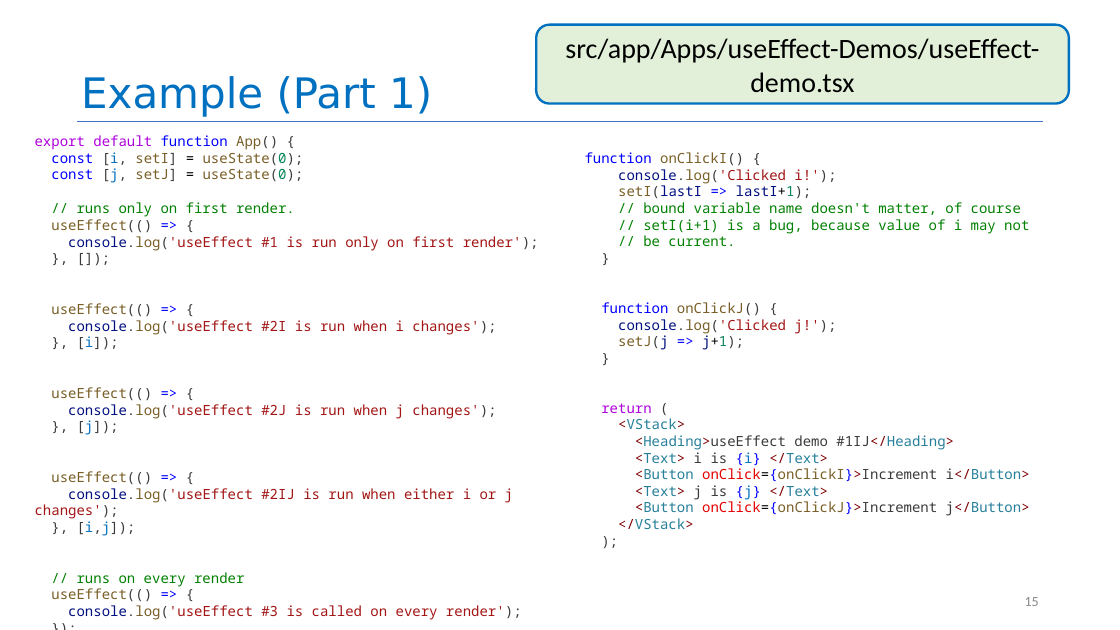
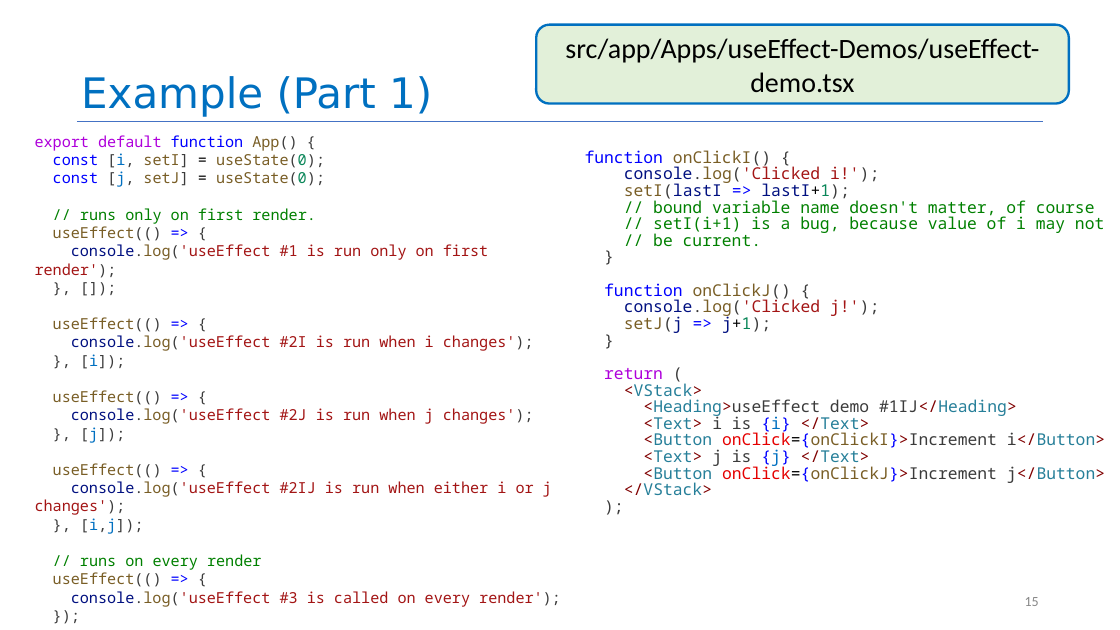
Before and after one commit to neu-se/CS4530-Spring-2026, a slide deck: slide 15 of Slides/Module 06 React Hooks.pptx. Drawn at 1120x630 pixels with LibreOffice and Linux fonts; fonts in the diff are those of the drawing. Boxes give left, top, right and bottom in pixels: in the first picture for what was removed or moved away, otherwise in the second. Text is boxed around its words. In the diff, an @@ line names an element or a change of style, - is before the commit and + after.

Commit message:
adding two slides, one with more example for useEffect like chat, and a word on more hooks

```diff
--- a/Slides/Module 06 React Hooks.pptx
+++ b/Slides/Module 06 React Hooks.pptx
@@ text "export default function App() {" at box(35, 135, 561, 607): size 12 to 13 pt @@
@@ text "function onClickI() {" at box(585, 150, 1105, 495): size 12 to 14 pt @@
```
Also in this commit, not shown: 1 other slide changed, 2 slides added, 1 other file.
